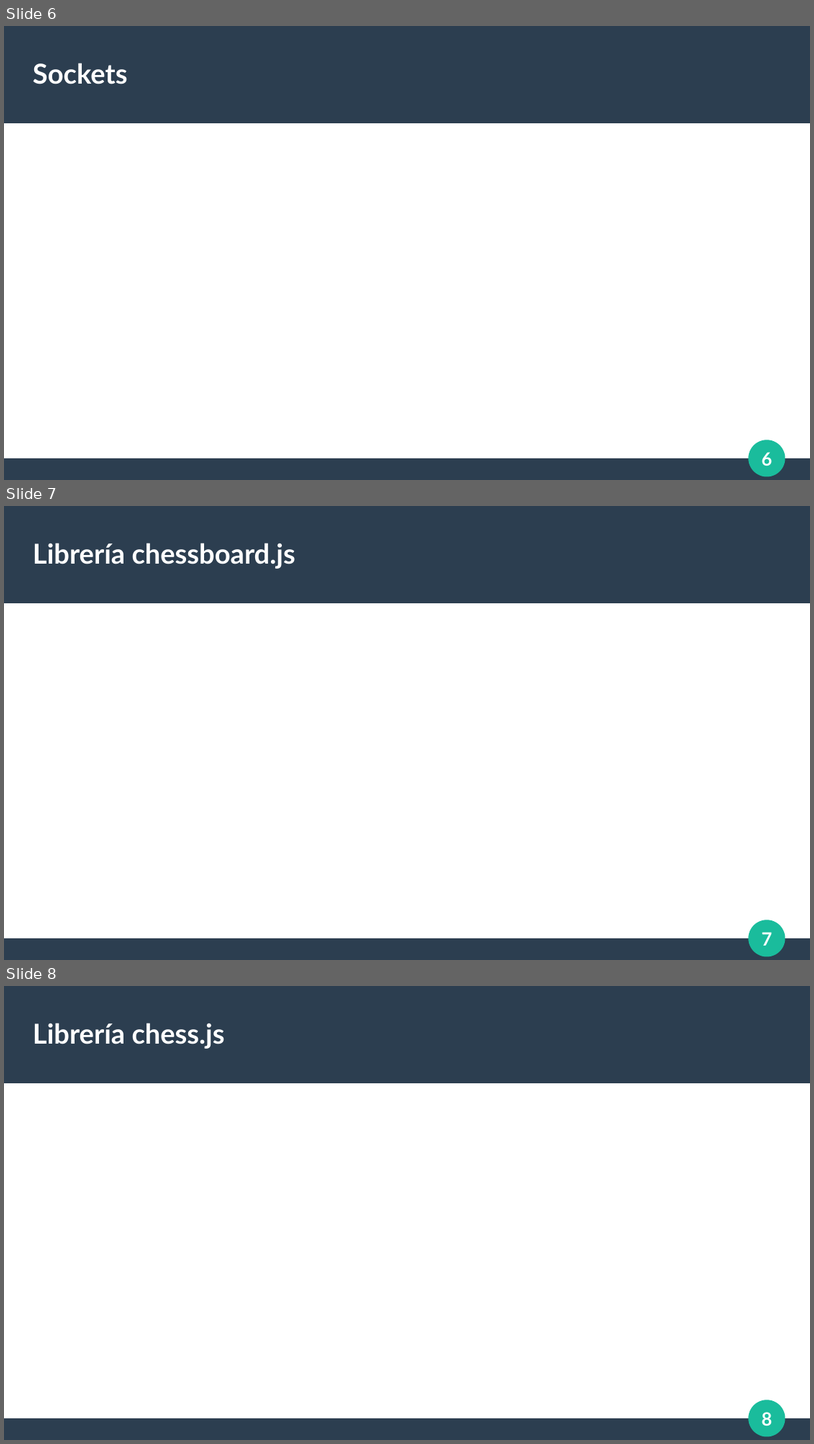
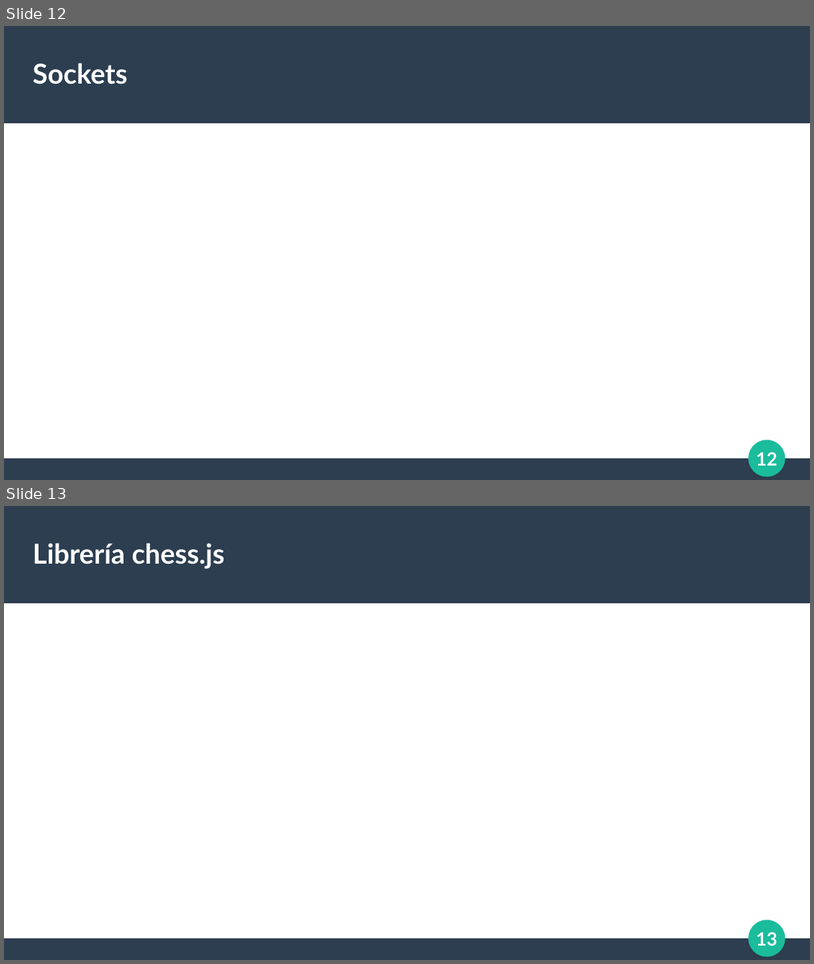
Before and after one commit to El69Man/Chess-Online, a slide deck: Documentación/Exposición.odp. Shown one above the other, each under a label of ours: slides 6, 7 and 8 before the commit, slides 12 and 13 after it. The pictures are 814x1444 and 814x964 pixels, drawn with LibreOffice and Linux fonts; fonts in the diff are those of the drawing. Boxes give left, top, right and bottom in pixels: in the first picture for what was removed or moved away, otherwise in the second. Text is boxed around its words. In the diff, an @@ line names an element or a change of style, - is before the commit and + after.

```diff
--- a/Documentación/Exposición.odp
+++ b/Documentación/Exposición.odp
@@ slide 7 removed at [4, 506, 810, 960], background #FFFFFF; not listed: 4 template elements that a slide beside it also shows @@
@@ title removed at [33, 543, 296, 569] @@
-Librería chessboard.js
@@ what was slide 6 is now slide 12 @@
@@ page number at [756, 452, 777, 465]: text changed @@
-6
+12
@@ what was slide 8 is now slide 13 @@
@@ page number at [756, 932, 777, 945]: text changed @@
-8
+13
```
Also in this commit, not shown: 3 slides changed, 9 slides added, 2 other slides removed, 5 other files.
